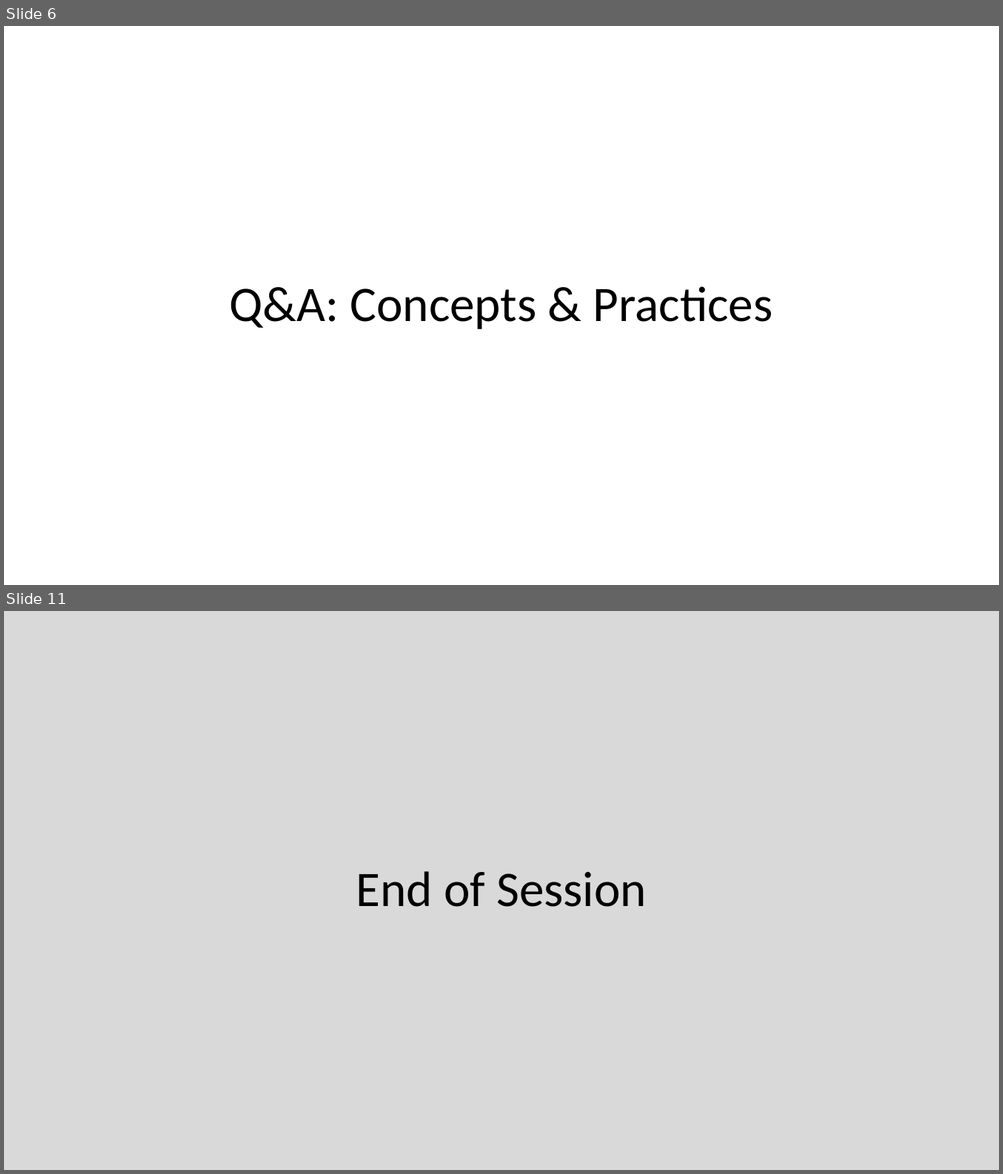
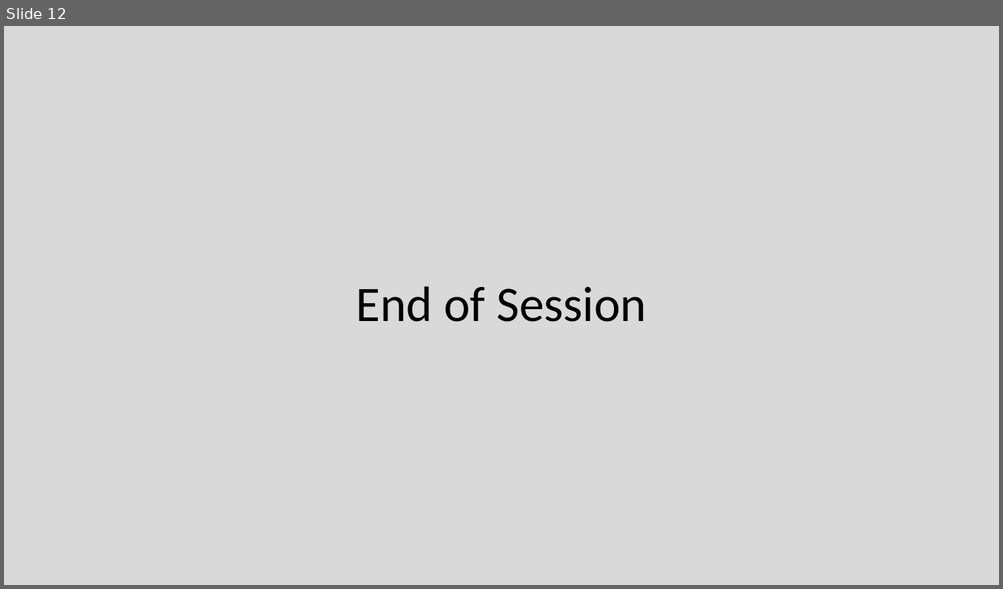
Before and after one commit to EricJPogue/CPSC-24500, a slide deck: lecture-slides/2019-09-06-oop.pptx. Shown one above the other, each under a label of ours: slides 6 and 11 before the commit, slide 12 after it; the slides between them are not shown. The pictures are 1003x1174 and 1003x589 pixels, drawn with LibreOffice and Linux fonts; fonts in the diff are those of the drawing. Boxes give left, top, right and bottom in pixels: in the first picture for what was removed or moved away, otherwise in the second. Text is boxed around its words. In the diff, an @@ line names an element or a change of style, - is before the commit and + after.

```diff
--- a/lecture-slides/2019-09-06-oop.pptx
+++ b/lecture-slides/2019-09-06-oop.pptx
@@ slide 6 removed at (x1=4, y1=26, x2=999, y2=585), background #FFFFFF @@
@@ title removed at (x1=230, y1=286, x2=773, y2=329) @@
-Q&A: Concepts & Practices
@@ what was slide 11 is now slide 12 @@
```
Also in this commit, not shown: 4 slides changed, 10 slides added, 5 other slides removed, 3 other files.
